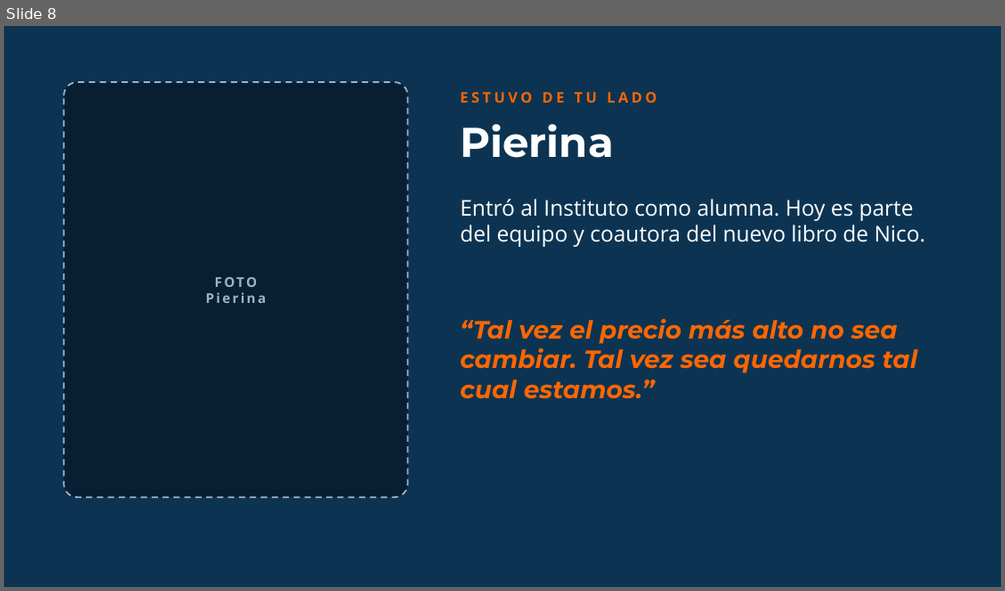
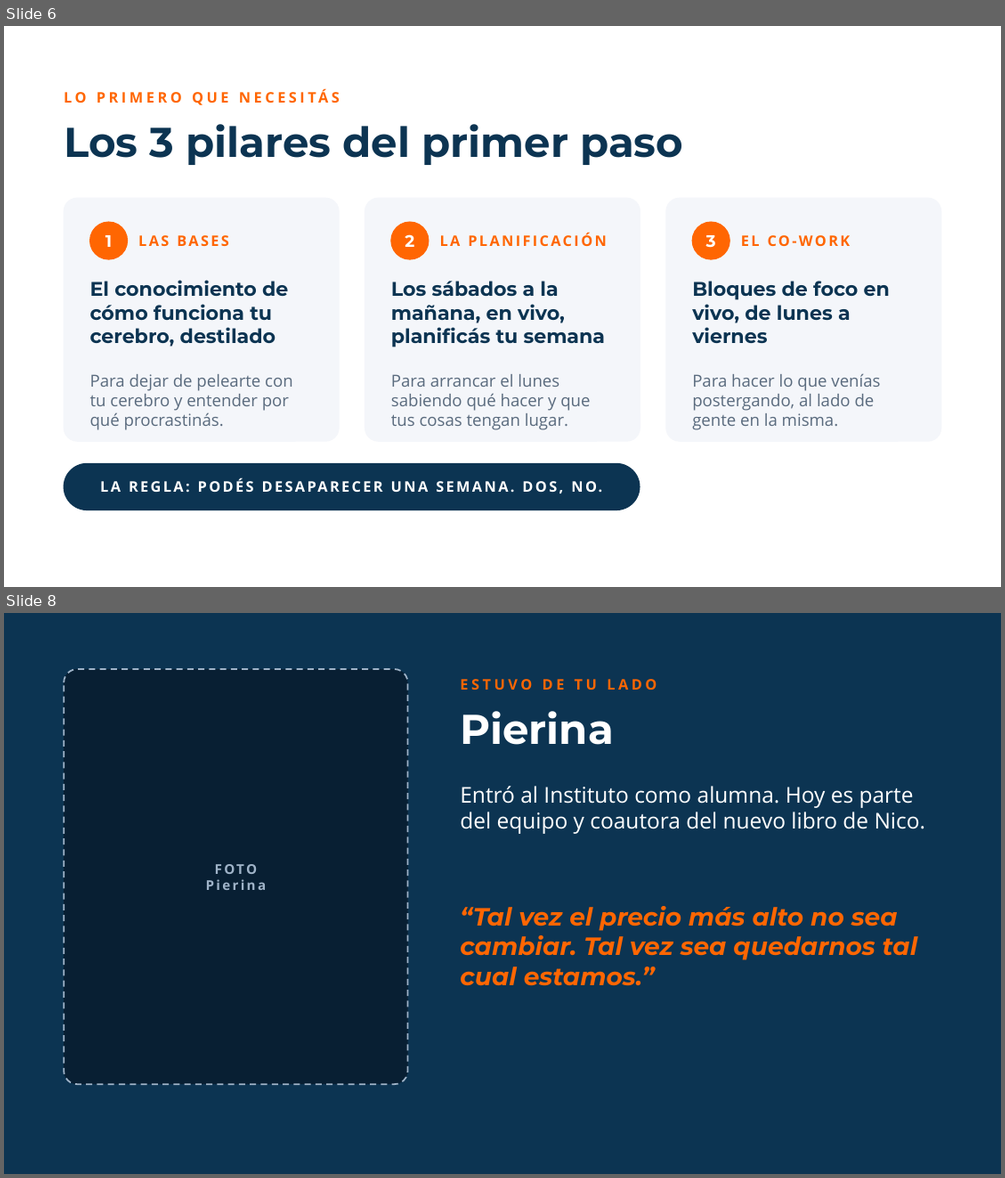
Before and after one commit to rolandopaypal9823/detodo, a slide deck: landing-siempre-on/masterclass-27-octubre/pitch-comunidad-productiva.pptx. Shown one above the other, each under a label of ours: slide 8 before the commit, slides 6 and 8 after it; the slides between them are not shown. The pictures are 1005x591 and 1005x1178 pixels, drawn with LibreOffice and Linux fonts; fonts in the diff are those of the drawing; background and template pictures are left out. Boxes give left, top, right and bottom in pixels: in the first picture for what was removed or moved away, otherwise in the second. Text is boxed around its words. In the diff, an @@ line names an element or a change of style, - is before the commit and + after.

```diff
--- a/landing-siempre-on/masterclass-27-octubre/pitch-comunidad-productiva.pptx
+++ b/landing-siempre-on/masterclass-27-octubre/pitch-comunidad-productiva.pptx
@@ slide 6 added at [4, 26, 1001, 587], background #FFFFFF @@
@@ text added at [64, 82, 941, 112], 14 pt, text #FF6602, bold @@
+LO PRIMERO QUE NECESITÁS
@@ title added at [64, 124, 683, 165], 40 pt, text #0C3452, bold @@
+Los 3 pilares del primer paso
@@ rounded rectangle added at [64, 198, 339, 441], fill #F4F6FA, outline #F4F6FA 1 pt @@
@@ rounded rectangle added at [365, 198, 640, 441], fill #F4F6FA, outline #F4F6FA 1 pt @@
@@ rounded rectangle added at [666, 198, 942, 441], fill #F4F6FA, outline #F4F6FA 1 pt @@
@@ ellipse added at [90, 222, 128, 259], fill #FF6602, outline #FF6602 1 pt @@
@@ text added at [105, 235, 112, 247], 16 pt, text #FFFFFF, bold @@
+1
@@ text added at [138, 235, 228, 246], 14 pt, text #FF6602, bold @@
+LAS BASES
@@ ellipse added at [391, 222, 429, 259], fill #FF6602, outline #FF6602 1 pt @@
@@ text added at [404, 234, 414, 247], 16 pt, text #FFFFFF, bold @@
+2
@@ text added at [440, 232, 607, 246], 14 pt, text #FF6602, bold @@
+LA PLANIFICACIÓN
@@ ellipse added at [693, 222, 730, 259], fill #FF6602, outline #FF6602 1 pt @@
@@ text added at [706, 235, 716, 248], 16 pt, text #FFFFFF, bold @@
+3
@@ text added at [741, 235, 850, 246], 14 pt, text #FF6602, bold @@
+EL CO-WORK
@@ text added at [90, 280, 288, 346], 19 pt, text #0C3452, bold @@
+El conocimiento de cómo funciona tu cerebro, destilado
@@ text added at [391, 281, 605, 347], 19 pt, text #0C3452, bold @@
+Los sábados a la mañana, en vivo, planificás tu semana
@@ text added at [692, 281, 890, 343], 19 pt, text #0C3452, bold @@
+Bloques de foco en vivo, de lunes a viernes
@@ text added at [90, 374, 293, 430], 16 pt, text #5A6B7E @@
+Para dejar de pelearte con tu cerebro y entender por qué procrastinás.
@@ text added at [391, 374, 590, 430], 16 pt, text #5A6B7E @@
+Para arrancar el lunes sabiendo qué hacer y que tus cosas tengan lugar.
@@ text added at [692, 373, 880, 430], 16 pt, text #5A6B7E @@
+Para hacer lo que venías postergando, al lado de gente en la misma.
@@ rounded rectangle added at [64, 464, 639, 510], fill #0C3452, outline #0C3452 1 pt @@
@@ text added at [64, 464, 639, 510], 14 pt, text #FFFFFF, bold @@
+LA REGLA: PODÉS DESAPARECER UNA SEMANA. DOS, NO.
```
Also in this commit, not shown: 7 slides changed, 7 other slides added, 5 slides removed.
